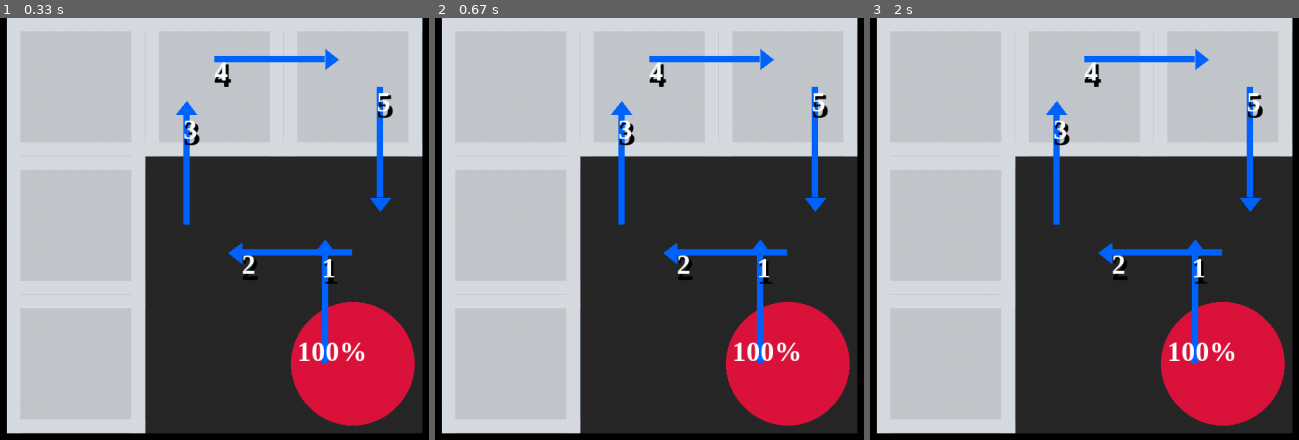
Above: before the commit, frames 1-3 (left to right).
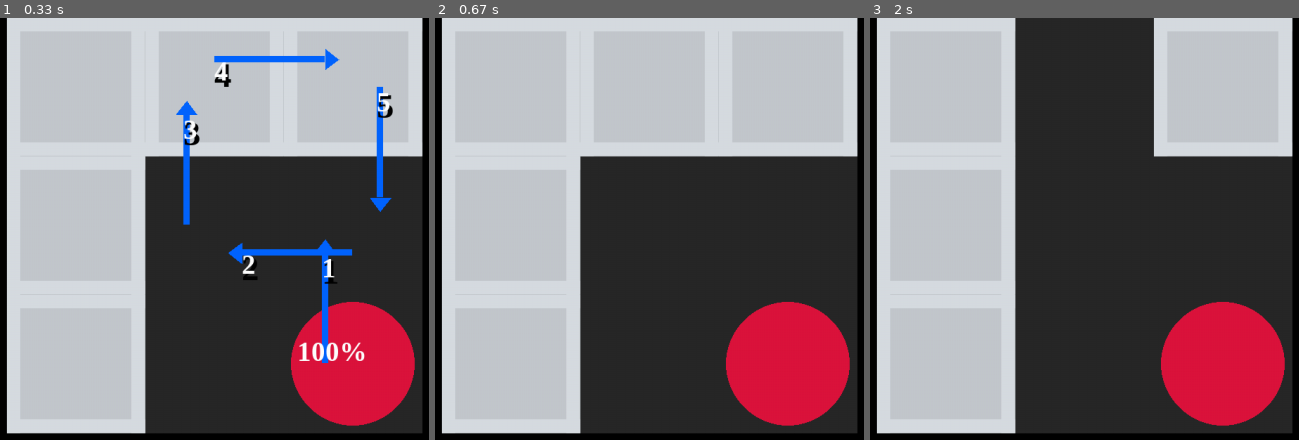
Above: after the commit, the same moments.

Repository: WingedSeal/mazegame
Game: pygame game, started from src/main.py
The game is run twice, just before and just after one commit, with the same random seed, the same clock (stepped at 60 frames per second) and the same inputs.
Inputs:
- Up to frame 1 (0.33 s): no input
- Up to frame 2 (0.67 s): tap Space at 0.33 s
- Up to frame 3 (2 s): hold Right 0.67-1.13 s; hold Right 1.17-1.67 s; hold Left from 1.7 s (still down)

Frame 1 is identical in both runs. In frame 2, 3.4% of the frame differs, in the area x 41-92%, y 7-82%; in frame 3, 13%, in the area x 33-92%, y 0-82%.

Commit message:
feat: allow cycling through maps

Diff:
--- a/src/main.py
+++ b/src/main.py
@@ -15,7 +15,14 @@
                 [Block(), None, None],
                 [Block(), None, Enemy(path=[UP, LEFT, UP, RIGHT, DOWN])],
             ]
-        )
+        ),
+        Map(
+            [
+                [Block(), None, Block()],
+                [Block(), None, None],
+                [Block(), None, Enemy(path=[UP, LEFT, UP, RIGHT, DOWN])],
+            ]
+        ),
     ]
 ).run()
 
--- a/src/mazegame/game.py
+++ b/src/mazegame/game.py
@@ -6,7 +6,6 @@
 import threading
 from typing import Any
 import pygame
-from pygame import locals
 import numpy as np
 from scipy.ndimage import gaussian_filter
 
@@ -308,7 +307,7 @@
         """
 
         for event in pygame.event.get():
-            if event.type == locals.QUIT:
+            if event.type == pygame.QUIT:
                 self.teardown()
                 return True
 
--- a/src/mazegame/preview.py
+++ b/src/mazegame/preview.py
@@ -1,7 +1,6 @@
 from math import floor
 from typing import cast
 import pygame
-from pygame import locals
 
 from .color import Color
 
@@ -382,10 +381,27 @@
                 )
             pygame.display.update()
             while True:
+                is_re_render = False
                 for event in pygame.event.get():
-                    if event.type == locals.QUIT:
+                    if event.type == pygame.QUIT:
                         self.teardown()
                         return
+                    elif event.type == pygame.KEYDOWN:
+                        match event.key:
+                            case pygame.K_RIGHT:
+                                self.map_index = (self.map_index + 1) % len(self.maps)
+                                is_re_render = True
+                                break
+                            case pygame.K_LEFT:
+                                self.map_index = (self.map_index - 1) % len(self.maps)
+                                is_re_render = True
+                                break
+                            case pygame.K_SPACE:
+                                self.is_show_path = not self.is_show_path
+                                is_re_render = True
+                                break
+                if is_re_render:
+                    break
 
     def update_map(self) -> None:
         self.map_surface.fill(Game.BG_COLOR)
